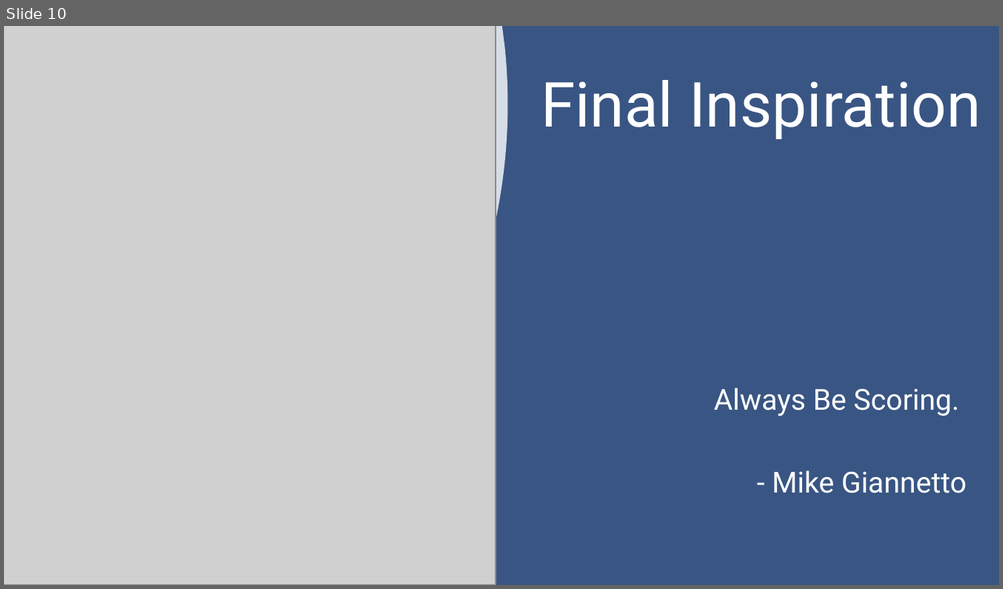
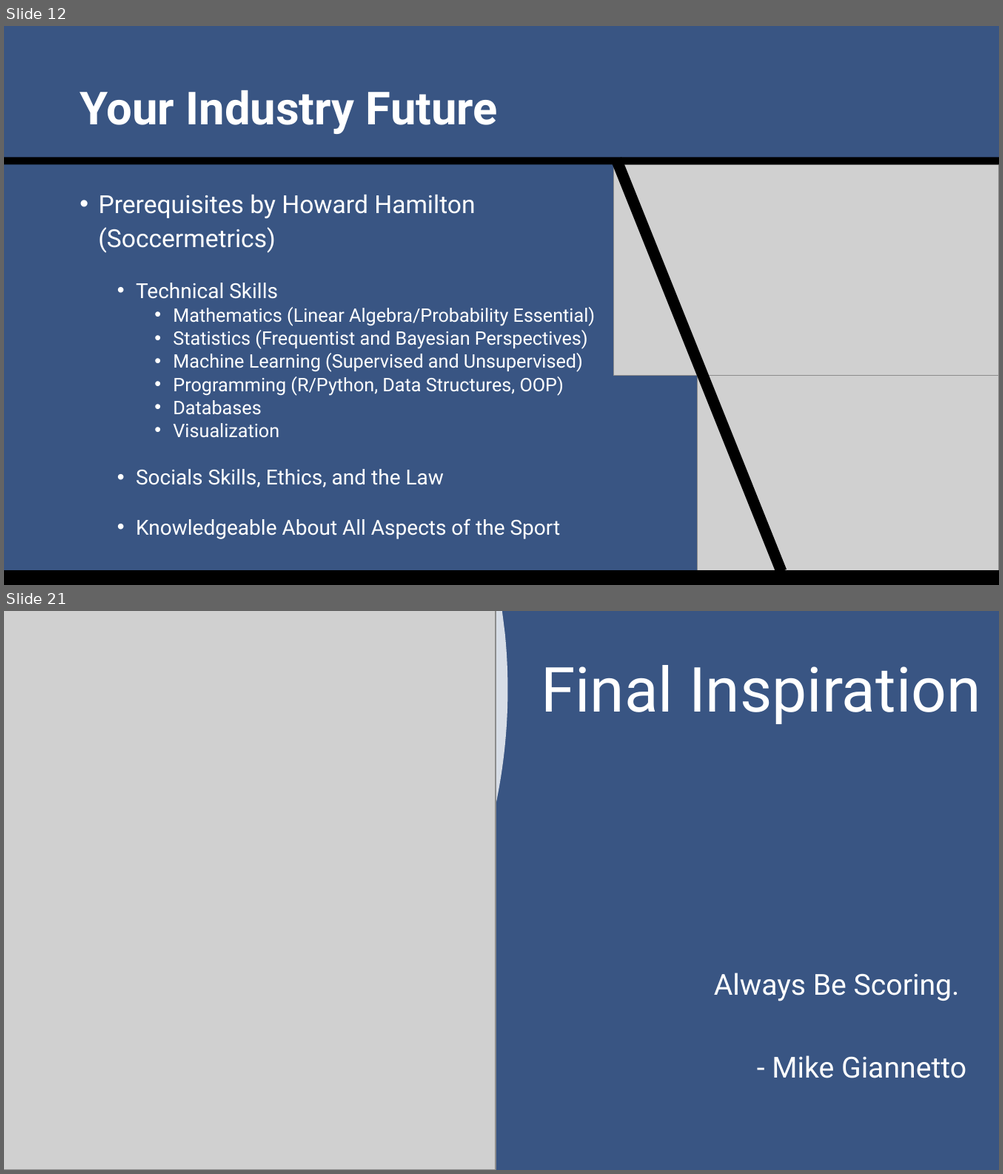
Before and after one commit to SuperMarioGiacomazzo/STOR390_WEBSITE, a slide deck: Slides/Sports Analytics 3/Sports_Analytics_3_Lecture.pptx. Shown one above the other, each under a label of ours: slide 10 before the commit, slides 12 and 21 after it; the slides between them are not shown. The pictures are 1003x589 and 1003x1174 pixels, drawn with LibreOffice and Linux fonts; fonts in the diff are those of the drawing; grey boxes stand for pictures. Boxes give left, top, right and bottom in pixels: in the first picture for what was removed or moved away, otherwise in the second. Text is boxed around its words. In the diff, an @@ line names an element or a change of style, - is before the commit and + after.

```diff
--- a/Slides/Sports Analytics 3/Sports_Analytics_3_Lecture.pptx
+++ b/Slides/Sports Analytics 3/Sports_Analytics_3_Lecture.pptx
@@ slide 12 added at (4,26,999,585), background #395583 @@
@@ title added at (79,90,498,134), 44 pt, text #FFFFFF, bold @@
+Your Industry Future
@@ rectangle added at (4,157,999,165), fill #000000 @@
@@ rectangle added at (611,157,786,574), fill #000000 @@
@@ picture added at (614,165,999,376) @@
@@ text added at (98,195,595,540), 18 pt, text #FFFFFF @@
+• Prerequisites by Howard Hamilton
+(Soccermetrics)
+  • Technical Skills
+    • Mathematics (Linear Algebra/Probability Essential)
+    • Statistics (Frequentist and Bayesian Perspectives)
+    • Machine Learning (Supervised and Unsupervised)
+    • Programming (R/Python, Data Structures, OOP)
+    • Databases
+    • Visualization
+  • Socials Skills, Ethics, and the Law
+  • Knowledgeable About All Aspects of the Sport
@@ picture added at (697,375,999,585) @@
@@ rectangle added at (4,571,999,585), fill #000000 @@
@@ what was slide 10 is now slide 21 @@
```
Also in this commit, not shown: 5 slides changed, 13 other slides added, 3 slides removed, 3 other files.
